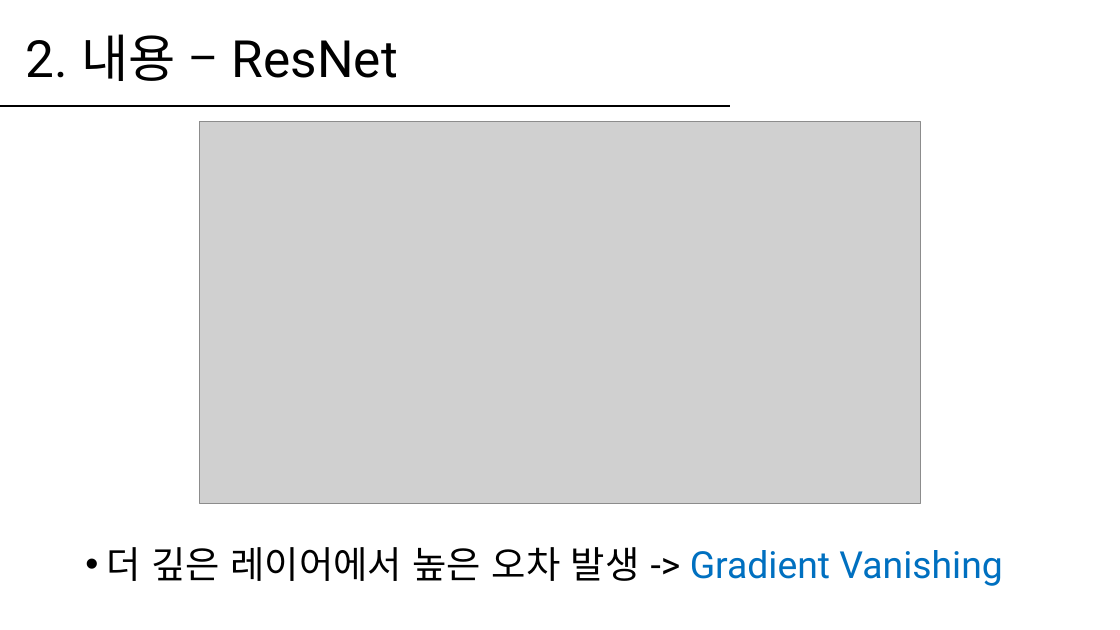
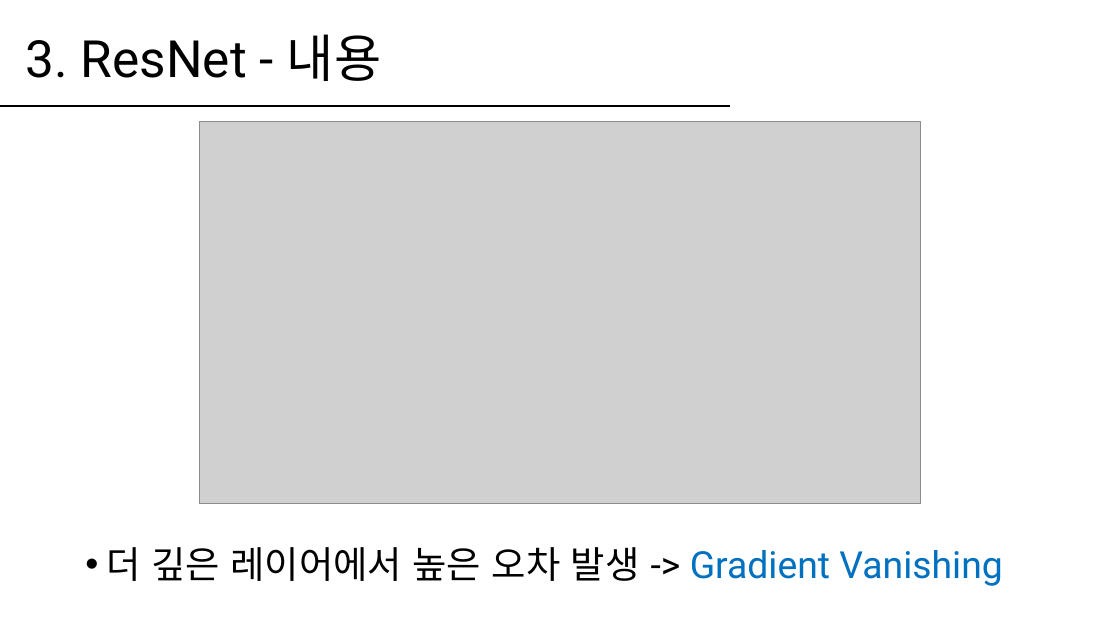
Before and after one commit to hanabzu/Computer-Vision-Project, a slide deck: slide 6 of report/발표_20154532.pptx (slide 5 before the commit). Drawn at 1120x630 pixels with LibreOffice and Linux fonts; fonts in the diff are those of the drawing; grey boxes stand for pictures. Boxes give left, top, right and bottom in pixels: in the first picture for what was removed or moved away, otherwise in the second. Text is boxed around its words. In the diff, an @@ line names an element or a change of style, - is before the commit and + after.

```diff
--- a/report/발표_20154532.pptx
+++ b/report/발표_20154532.pptx
@@ title at (x1=26, y1=34, x2=381, y2=81): text changed @@
-2. 내용 – ResNet
+3. ResNet - 내용
```
Also in this commit, not shown: 5 other slides changed, 14 slides added, 6 slides removed, 2 other files.
